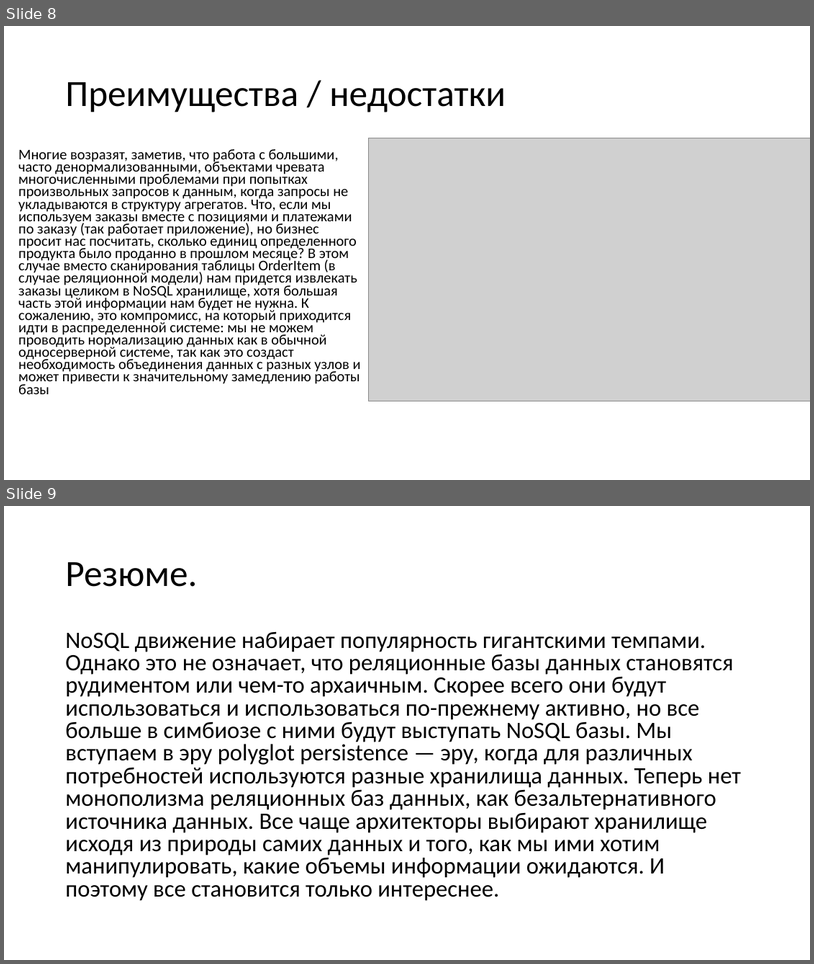
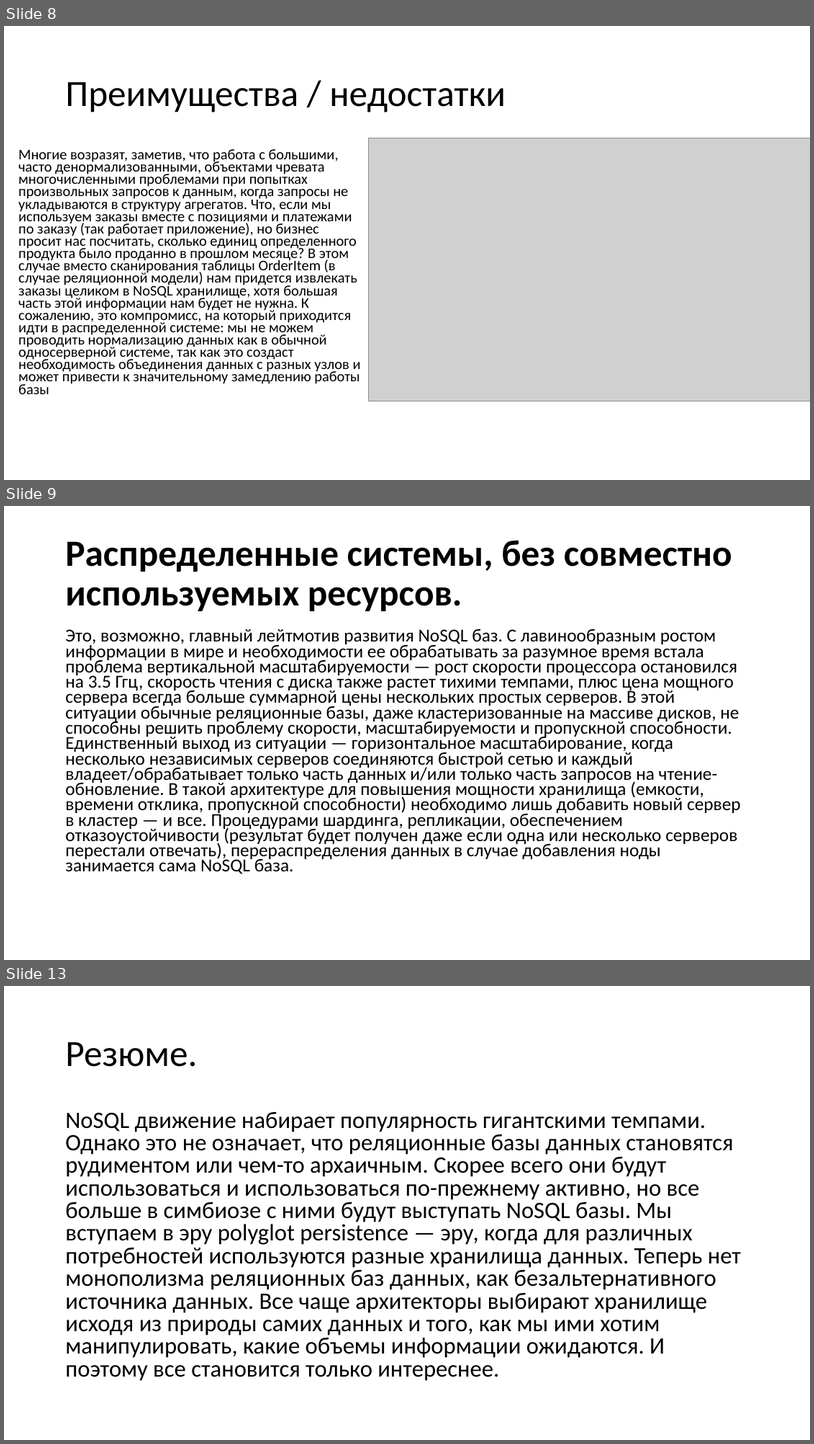
Before and after one commit to avdosev/DataBasePresentations, a slide deck: NoSQL/Презентация.pptx. Shown one above the other, each under a label of ours: slides 8 and 9 before the commit, slides 8, 9 and 13 after it; the slides between them are not shown. The pictures are 814x964 and 814x1444 pixels, drawn with LibreOffice and Linux fonts; fonts in the diff are those of the drawing; grey boxes stand for pictures. Boxes give left, top, right and bottom in pixels: in the first picture for what was removed or moved away, otherwise in the second. Text is boxed around its words. In the diff, an @@ line names an element or a change of style, - is before the commit and + after.

```diff
--- a/NoSQL/Презентация.pptx
+++ b/NoSQL/Презентация.pptx
@@ slide 9 added at (x1=4, y1=506, x2=810, y2=960), background #FFFFFF @@
@@ title added at (x1=65, y1=540, x2=733, y2=611), 44 pt, text #000000, bold @@
+Распределенные системы, без совместно используемых ресурсов.
@@ text added at (x1=65, y1=628, x2=741, y2=874), 21.7 pt, text #000000 @@
+Это, возможно, главный лейтмотив развития NoSQL баз. С лавинообразным ростом информации в мире и необходимости ее обрабатывать за разумное время встала проблема вертикальной масштабируемости — рост скорости процессора остановился на 3.5 Ггц, скорость чтения с диска также растет тихими темпами, плюс цена мощного сервера всегда больше суммарной цены нескольких простых серверов. В этой ситуации обычные реляционные базы, даже кластеризованные на массиве дисков, не способны решить проблему скорости, масштабируемости и пропускной способности. Единственный выход из ситуации — горизонтальное масштабирование, когда несколько независимых серверов соединяются быстрой сетью и каждый владеет/обрабатывает только часть данных и/или только часть запросов на чтение-обновление. В такой архитектуре для повышения мощности хранилища (емкости, времени отклика, пропускной способности) необходимо лишь добавить новый сервер в кластер — и все. Процедурами шардинга, репликации, обеспечением отказоустойчивости (результат будет получен даже если одна или несколько серверов перестали отвечать), перераспределения данных в случае добавления ноды занимается сама NoSQL база.
@@ what was slide 9 is now slide 13 @@
```
Also in this commit, not shown: 1 slide changed, 3 other slides added.
